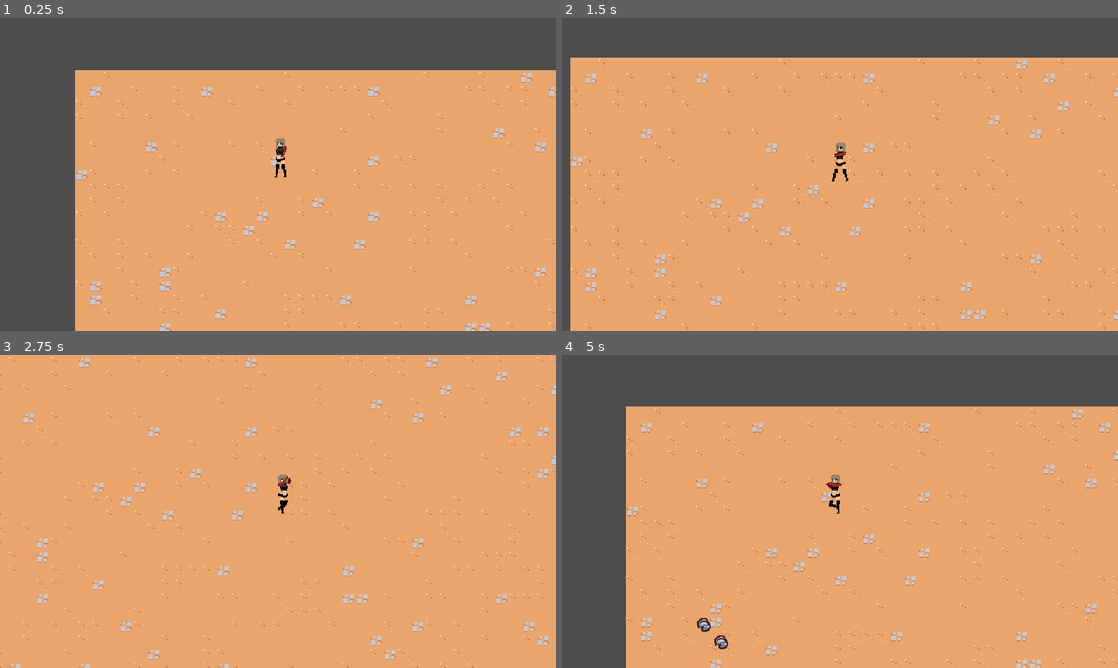
Above: before the commit, frames 1-4 (two rows, left to right).
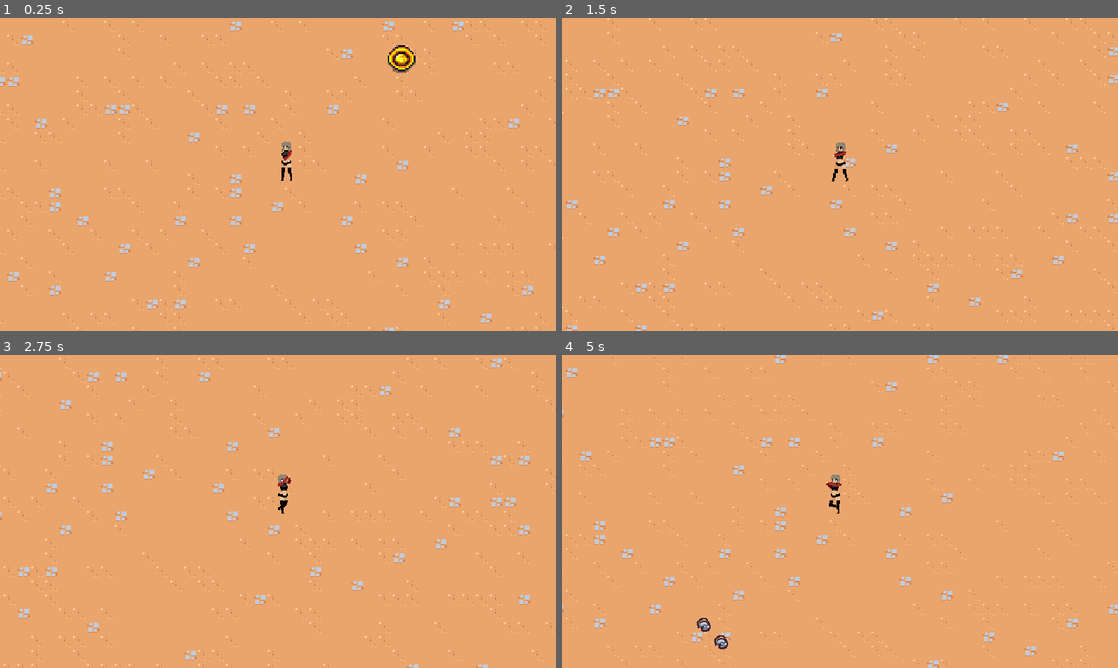
Above: after the commit, the same moments.

Repository: mediwind/Prototype
Game: Godot game, scene res://scenes/main/main.tscn
Two runs of this game, one before a commit and one after it. Both use one fixed random seed, a clock stepped at 60 frames per second and the inputs below.
Inputs (mouse positions are in pixels of both pictures, inside the frame that each line leads up to):
- Up to frame 1 (0.25 s): no input
- Up to frame 2 (1.5 s): move the mouse to (962, 158) at 0.52 s; hold D (move_right) 0.53-1.28 s; click (962, 158) at 0.67 s; move the mouse to (728, 190) at 1.27 s; hold S (move_down) from 1.28 s (still down)
- Up to frame 3 (2.75 s): move the mouse to (333, 442) at 2.02 s; release S (move_down) at 2.03 s; hold D (move_right) from 2.03 s (still down)
- Up to frame 4 (5 s): move the mouse to (812, 574) at 2.77 s; release D (move_right) at 2.78 s; hold W (move_up) 2.78-3.53 s; click (812, 574) at 2.92 s; move the mouse to (1006, 558) at 3.52 s; hold A (move_left) from 3.53 s (still down); move the mouse to (673, 464) at 4.27 s

The runs differ from the first frame. In frame 1, 32% of the frame differs, in the area x 0-100%, y 0-100%; in frame 2, 18%; in frame 3, 4.9%; in frame 4, 30%.

Commit message:
currency_drop_component added

Diff:
--- /dev/null
+++ b/scenes/component/lootcomponent/currency_drop_component.gd
@@ -0,0 +1,55 @@
+extends Node
+
+enum CurrencyType { GOLD, FAITH, SOUL }
+
+class CurrencyDropInfo:
+    var drop_percent: float
+    var amount_range: int
+    var scene: PackedScene
+
+    func _init(drop_percent: float, amount_range: int, scene: PackedScene):
+        self.drop_percent = drop_percent
+        self.amount_range = amount_range
+        self.scene = scene
+
+@export var health_component: Node
+
+@export_range(0, 1) var gold_drop_percent: float = 0.5
+@export_range(0, 10, 1) var gold_amount_range: int = 10
+@export var gold_scene: PackedScene
+
+@export_range(0, 1) var faith_drop_percent: float = 0.3
+@export_range(0, 5, 1) var faith_amount_range: int = 5
+@export var faith_scene: PackedScene
+
+@export_range(0, 1) var soul_drop_percent: float = 0.2
+@export_range(0, 3, 1) var soul_amount_range: int = 3
+@export var soul_scene: PackedScene
+
+
+func _ready():
+    (health_component as HealthComponent).died.connect(on_died)
+
+
+func on_died():
+    if not owner is Node2D:
+        return
+
+    var spawn_position = (owner as Node2D).global_position
+    var entities_layer = get_tree().get_first_node_in_group("entities_layer")
+
+    var currency_drop_info = {
+        CurrencyType.GOLD: CurrencyDropInfo.new(gold_drop_percent, gold_amount_range, gold_scene),
+        CurrencyType.FAITH: CurrencyDropInfo.new(faith_drop_percent, faith_amount_range, faith_scene),
+        CurrencyType.SOUL: CurrencyDropInfo.new(soul_drop_percent, soul_amount_range, soul_scene)
+    }
+
+    for currency_type in currency_drop_info.keys():
+        var drop_info = currency_drop_info[currency_type]
+        if randf() <= drop_info.drop_percent:
+            var amount = randi_range(0, drop_info.amount_range)
+            if amount > 0 and drop_info.scene:
+                var currency_instance = drop_info.scene.instantiate() as Node2D
+                entities_layer.add_child(currency_instance)
+                currency_instance.amount = amount
+                currency_instance.global_position = spawn_position
--- /dev/null
+++ b/scenes/component/lootcomponent/currency_drop_component.tscn
@@ -0,0 +1,6 @@
+[gd_scene load_steps=2 format=3 uid="uid://dgmtaln3oqmw4"]
+
+[ext_resource type="Script" path="res://scenes/component/lootcomponent/currency_drop_component.gd" id="1_hfvk6"]
+
+[node name="CurrencyDropComponent" type="Node"]
+script = ExtResource("1_hfvk6")
--- a/scenes/game_object/basic_enemy/basic_enemy.tscn
+++ b/scenes/game_object/basic_enemy/basic_enemy.tscn
@@ -6,6 +6,8 @@
 [ext_resource type="PackedScene" uid="uid://bob443ncb55kj" path="res://scenes/component/velocity_component.tscn" id="3_jpkiy"]
 [ext_resource type="PackedScene" uid="uid://cdpwqed5wu1ub" path="res://scenes/component/hurt_box_component.tscn" id="4_1ih2o"]
 [ext_resource type="PackedScene" uid="uid://q5456waekfa7" path="res://scenes/component/death_component.tscn" id="4_kprfv"]
+[ext_resource type="PackedScene" uid="uid://dgmtaln3oqmw4" path="res://scenes/component/lootcomponent/currency_drop_component.tscn" id="4_tbbtv"]
+[ext_resource type="PackedScene" uid="uid://d4d4o5mtsii5q" path="res://scenes/game_object/loot/collectable_gold_object.tscn" id="5_1g55e"]
 
 [sub_resource type="CircleShape2D" id="CircleShape2D_uc0nb"]
 
@@ -20,6 +22,10 @@
 [node name="VelocityComponent" parent="." instance=ExtResource("3_jpkiy")]
 
 [node name="HealthComponent" parent="." instance=ExtResource("2_6xx2f")]
+
+[node name="CurrencyDropComponent" parent="." node_paths=PackedStringArray("health_component") instance=ExtResource("4_tbbtv")]
+health_component = NodePath("../HealthComponent")
+gold_scene = ExtResource("5_1g55e")
 
 [node name="DeathComponent" parent="." node_paths=PackedStringArray("health_component", "sprite") instance=ExtResource("4_kprfv")]
 health_component = NodePath("../HealthComponent")
--- /dev/null
+++ b/scenes/game_object/loot/collectable_gold_object.gd
@@ -0,0 +1,48 @@
+extends Node2D
+
+@export var amount: int
+
+@onready var collision_shape_2d = $Area2D/CollisionShape2D
+@onready var sprite = $Sprite2D
+
+
+func _ready():
+	$Area2D.area_entered.connect(on_area_entered)
+
+
+func tween_collect(percent: float, start_position: Vector2):
+	var player = get_tree().get_first_node_in_group("player")
+	if player == null:
+		return
+
+	global_position = start_position.lerp(player.global_position, percent)
+	var direction_from_start = player.global_position - start_position
+
+	var target_rotation = direction_from_start.angle() + deg_to_rad(90)
+	rotation = lerp_angle(rotation, target_rotation, 1 - exp(-2 * get_process_delta_time()))
+
+
+func collect():
+    # 훗날 경험치 관련 아이템이 획득된 경우를 위해 주석 처리
+	# GameEvents.emit_experience_vial_collected(1)
+	print("Collected gold and amount is: ", amount)
+	queue_free()
+
+
+func disable_collision():
+	collision_shape_2d.disabled = true
+
+
+func on_area_entered(other_area: Area2D):
+	Callable(disable_collision).call_deferred()
+
+	var tween = create_tween()
+	tween.set_parallel()
+	tween.tween_method(tween_collect.bind(global_position), 0.0, 1.0, .5)\
+	.set_ease(Tween.EASE_IN)\
+	.set_trans(Tween.TRANS_BACK)
+	tween.tween_property(sprite, "scale", Vector2.ZERO, .05).set_delay(.45)
+	tween.chain()
+	tween.tween_callback(collect)
+
+	# $RandomStreamPlayer2DComponent.play_random()
--- /dev/null
+++ b/scenes/game_object/loot/collectable_gold_object.tscn
@@ -0,0 +1,21 @@
+[gd_scene load_steps=4 format=3 uid="uid://d4d4o5mtsii5q"]
+
+[ext_resource type="Script" path="res://scenes/game_object/loot/collectable_gold_object.gd" id="1_n262e"]
+[ext_resource type="Texture2D" uid="uid://dkj73fdkok1uf" path="res://scenes/resources/collectable/currency/gold.png" id="2_c1ceu"]
+
+[sub_resource type="CircleShape2D" id="CircleShape2D_qliv6"]
+radius = 105.005
+
+[node name="CollectableGoldObject" type="Node2D"]
+script = ExtResource("1_n262e")
+amount = 1
+
+[node name="Sprite2D" type="Sprite2D" parent="."]
+texture = ExtResource("2_c1ceu")
+
+[node name="Area2D" type="Area2D" parent="."]
+collision_layer = 0
+collision_mask = 16
+
+[node name="CollisionShape2D" type="CollisionShape2D" parent="Area2D"]
+shape = SubResource("CircleShape2D_qliv6")
--- a/scenes/game_object/player/player.tscn
+++ b/scenes/game_object/player/player.tscn
@@ -1,10 +1,13 @@
-[gd_scene load_steps=11 format=3 uid="uid://df6r3kykdxlm6"]
+[gd_scene load_steps=12 format=3 uid="uid://df6r3kykdxlm6"]
 
 [ext_resource type="Script" path="res://scenes/game_object/player/player.gd" id="1_4oj80"]
 [ext_resource type="Texture2D" uid="uid://dk0rg844clque" path="res://scenes/game_object/player/player_arms.png" id="2_aaopr"]
 [ext_resource type="Texture2D" uid="uid://bu2kdevu1kbxh" path="res://scenes/game_object/player/player_torso.png" id="2_dh6qs"]
 [ext_resource type="Texture2D" uid="uid://cjuvbe6upt3yy" path="res://scenes/game_object/player/player_legs.png" id="2_yag2u"]
 [ext_resource type="Texture2D" uid="uid://53gi5jxni7q1" path="res://scenes/game_object/player/player_head.png" id="3_fi2yu"]
+
+[sub_resource type="CircleShape2D" id="CircleShape2D_oc266"]
+radius = 50.0
 
 [sub_resource type="CapsuleShape2D" id="CapsuleShape2D_ornvc"]
 radius = 7.0
@@ -70,8 +73,16 @@
 
 [node name="Player" type="CharacterBody2D" groups=["player"]]
 position = Vector2(0, -2)
-collision_layer = 2
+collision_layer = 0
 script = ExtResource("1_4oj80")
+
+[node name="PickupArea2D" type="Area2D" parent="."]
+collision_layer = 16
+collision_mask = 0
+
+[node name="CollisionShape2D" type="CollisionShape2D" parent="PickupArea2D"]
+position = Vector2(0, -17)
+shape = SubResource("CircleShape2D_oc266")
 
 [node name="PlayerSprite" type="Node2D" parent="."]
 
@@ -110,7 +121,6 @@
 hframes = 9
 
 [node name="CollisionShape2D" type="CollisionShape2D" parent="."]
-visible = false
 position = Vector2(0, -21)
 shape = SubResource("CapsuleShape2D_ornvc")
 
--- a/scenes/main/main.tscn
+++ b/scenes/main/main.tscn
@@ -1,10 +1,11 @@
-[gd_scene load_steps=6 format=3 uid="uid://dqhq6mmnxq438"]
+[gd_scene load_steps=7 format=3 uid="uid://dqhq6mmnxq438"]
 
 [ext_resource type="TileSet" uid="uid://bhpjte4l1h6wi" path="res://resources/tileset.tres" id="1_1xlid"]
 [ext_resource type="PackedScene" uid="uid://c3i6iffpbjwdo" path="res://scenes/manager/bullet_manager.tscn" id="1_7dujj"]
 [ext_resource type="PackedScene" uid="uid://bkgb4p0vuag2s" path="res://scenes/manager/enemy_manager.tscn" id="1_8gj33"]
 [ext_resource type="PackedScene" uid="uid://df6r3kykdxlm6" path="res://scenes/game_object/player/player.tscn" id="1_rwiuc"]
 [ext_resource type="PackedScene" uid="uid://cmtruge86l45t" path="res://scenes/game_camera/game_camera.tscn" id="2_p1h8n"]
+[ext_resource type="PackedScene" uid="uid://d4d4o5mtsii5q" path="res://scenes/game_object/loot/collectable_gold_object.tscn" id="6_xbs7d"]
 
 [node name="Main" type="Node"]
 
@@ -23,6 +24,10 @@
 [node name="Entities" type="Node2D" parent="." groups=["entities_layer"]]
 
 [node name="Player" parent="Entities" instance=ExtResource("1_rwiuc")]
-position = Vector2(236, 121)
+position = Vector2(1282, 776)
+
+[node name="CollectableGoldObject" parent="Entities" instance=ExtResource("6_xbs7d")]
+position = Vector2(1415, 638)
+amount = 1
 
 [node name="Foreground" type="Node2D" parent="." groups=["foreground_layer"]]
--- /dev/null
+++ b/scenes/resources/collectable/currency/gold_coin.tres
@@ -0,0 +1,8 @@
+[gd_resource type="Resource" script_class="Currency" load_steps=2 format=3 uid="uid://c8fmgxyl71lgh"]
+
+[ext_resource type="Script" path="res://scenes/resources/collectable/currency_resource.gd" id="1_ilq8g"]
+
+[resource]
+script = ExtResource("1_ilq8g")
+currency_name = "gold"
+currency_value = 0
--- /dev/null
+++ b/scenes/resources/collectable/currency_resource.gd
@@ -0,0 +1,6 @@
+extends Resource
+class_name Currency
+
+@export var currency_texture : Texture
+@export var currency_name : String
+@export var currency_value : int
--- /dev/null
+++ b/scenes/resources/collectable/item/long_sword.tres
@@ -0,0 +1,17 @@
+[gd_resource type="Resource" script_class="Item" load_steps=3 format=3 uid="uid://dw747twc3ma7h"]
+
+[ext_resource type="Texture2D" uid="uid://cbitju5t5jo8f" path="res://scenes/resources/collectable/item/sword.png" id="1_p1l51"]
+[ext_resource type="Script" path="res://scenes/resources/collectable/item_resource.gd" id="2_6chkr"]
+
+[resource]
+script = ExtResource("2_6chkr")
+item_category_type = ""
+item_name = "long sword"
+item_identifier = ""
+item_texture_icon = ExtResource("1_p1l51")
+item_attack_power = 5
+item_defense_value = 0
+item_price = 100.0
+item_special_trait = ""
+item_effect = ""
+item_description = ""
--- /dev/null
+++ b/scenes/resources/collectable/item_resource.gd
@@ -0,0 +1,14 @@
+extends Resource
+class_name Item
+
+# @export var item_category_type : Types.ItemCategoryTypes
+@export var item_category_type : String # 임시로 String으로 변경
+@export var item_name: String#: set = set_item_name
+@export var item_identifier: String#: set = set_identifier
+@export var item_texture_icon: Texture2D
+@export var item_attack_power: int = 0
+@export var item_defense_value: int = 0
+@export var item_price: float = 0.0
+@export var item_special_trait: String
+@export var item_effect: String
+@export var item_description: String
Not shown: 1 places in scenes/game_object/basic_enemy/basic_enemy.tscn that only renumber resources
Binary file added: scenes/resources/collectable/currency/gold.png
Not shown, added: scenes/resources/collectable/currency/gold.png.import
Binary file added: scenes/resources/collectable/item/sword.png
Not shown, added: scenes/resources/collectable/item/sword.png.import
